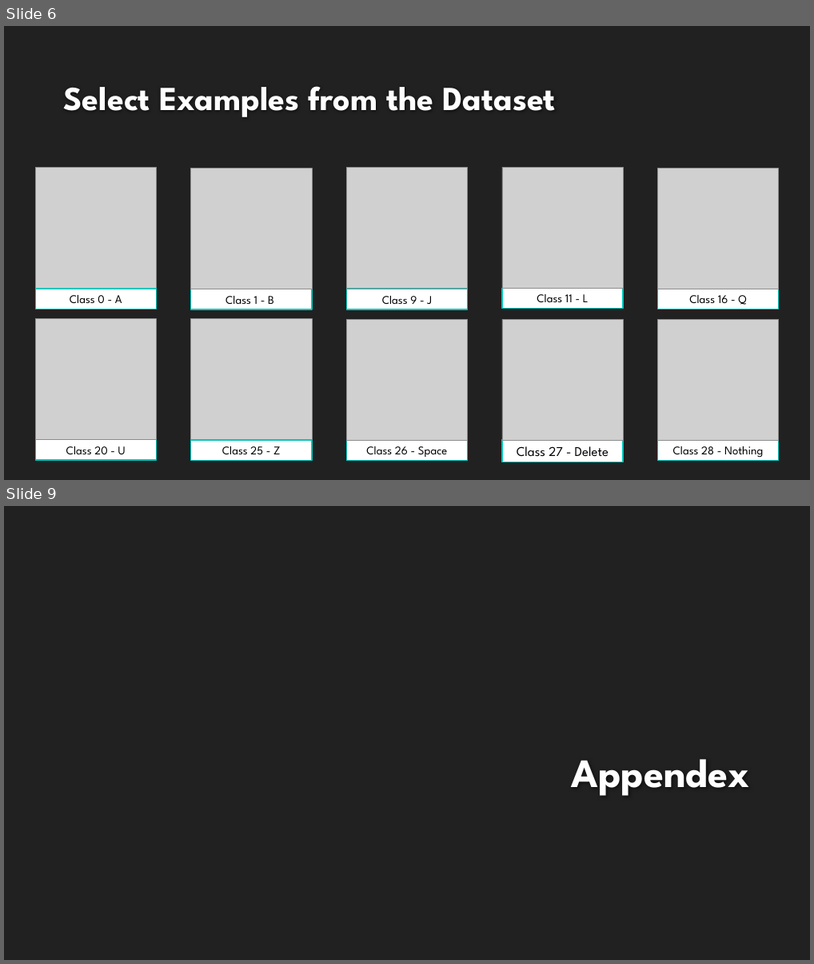
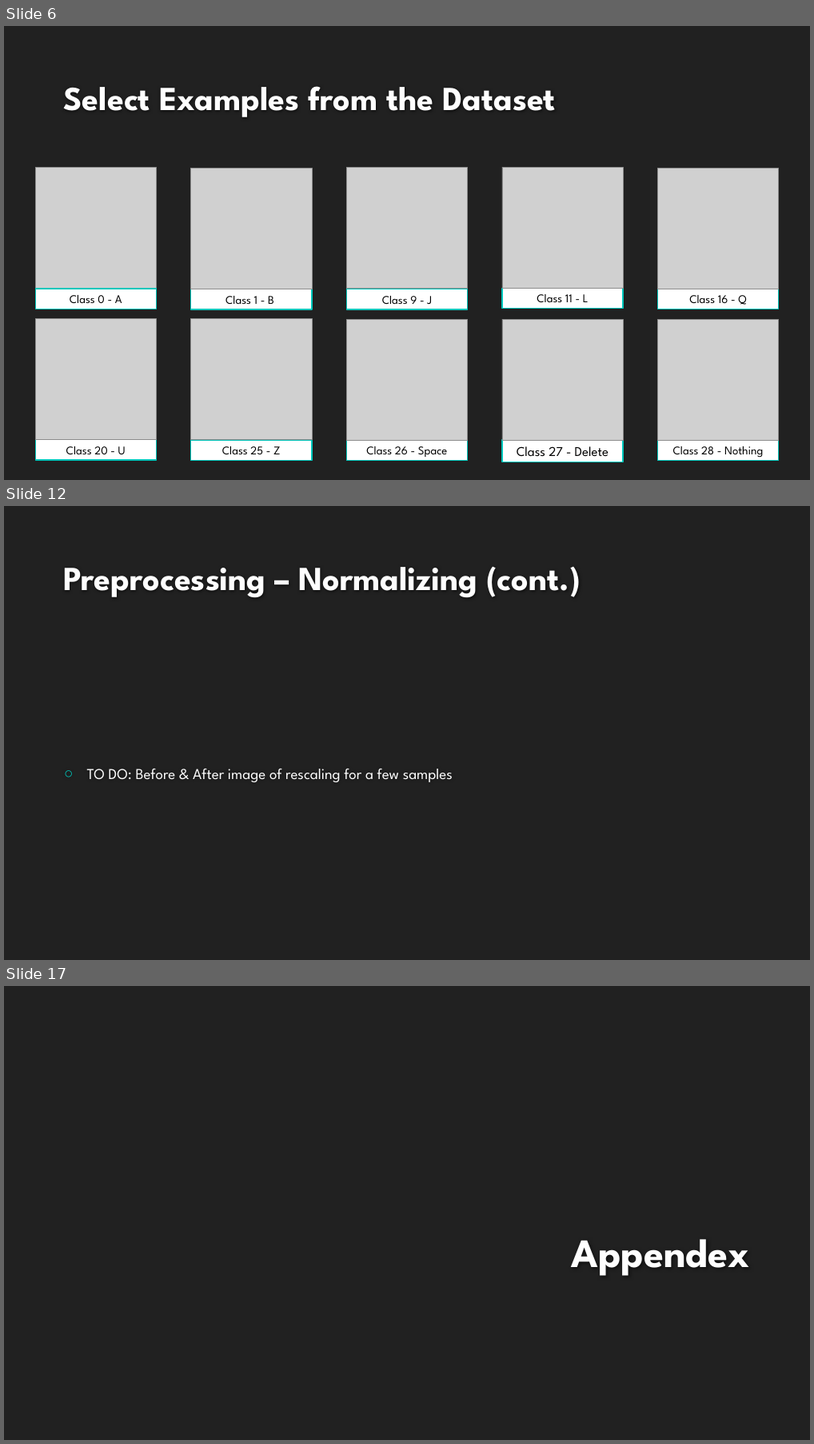
Before and after one commit to landonbuell/Buell-Masters-Project, a slide deck: milestones/BUELL_ENGR6970_Milestone04.pptx. Shown one above the other, each under a label of ours: slides 6 and 9 before the commit, slides 6, 12 and 17 after it; the slides between them are not shown. The pictures are 814x964 and 814x1444 pixels, drawn with LibreOffice and Linux fonts; fonts in the diff are those of the drawing; grey boxes stand for pictures; background and template pictures are left out. Boxes give left, top, right and bottom in pixels: in the first picture for what was removed or moved away, otherwise in the second. Text is boxed around its words. In the diff, an @@ line names an element or a change of style, - is before the commit and + after.

```diff
--- a/milestones/BUELL_ENGR6970_Milestone04.pptx
+++ b/milestones/BUELL_ENGR6970_Milestone04.pptx
@@ slide 12 added at (x1=4, y1=506, x2=810, y2=960), background #212121 @@
@@ title added at (x1=64, y1=566, x2=581, y2=597), 40 pt, text #FEFEFE, bold @@
+Preprocessing – Normalizing (cont.)
@@ text added at (x1=87, y1=768, x2=453, y2=782), 18 pt, text #FFFFFF @@
+○ TO DO: Before & After image of rescaling for a few samples
@@ what was slide 9 is now slide 17 @@
```
Also in this commit, not shown: 4 slides changed, 9 other slides added, 1 slide removed.
